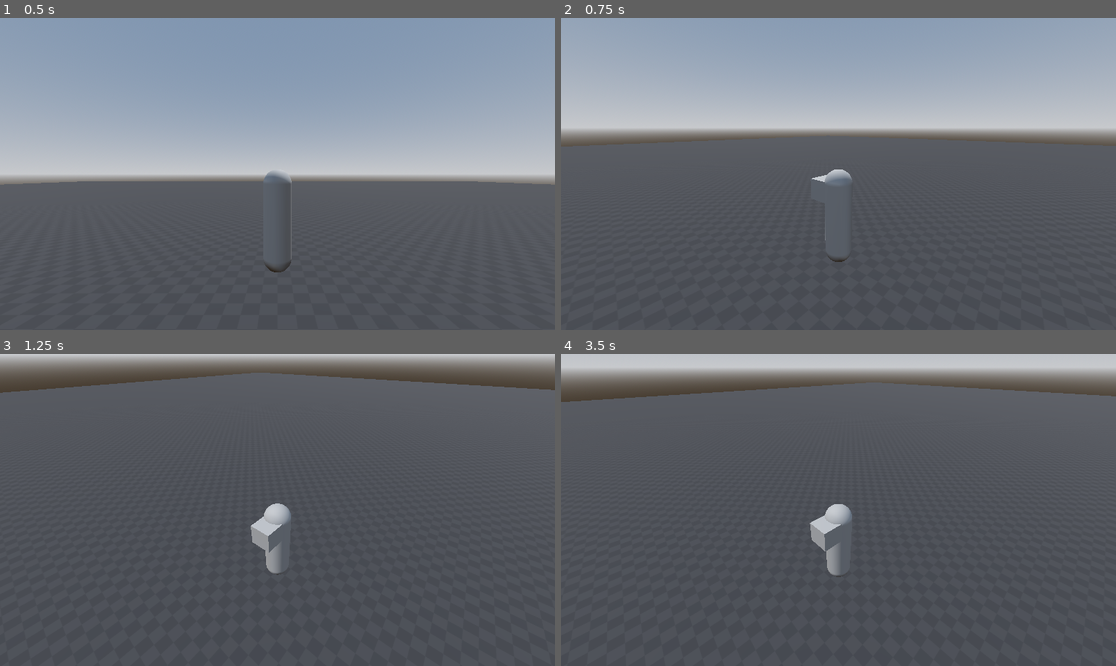
Above: before the commit, frames 1-4 (two rows, left to right).
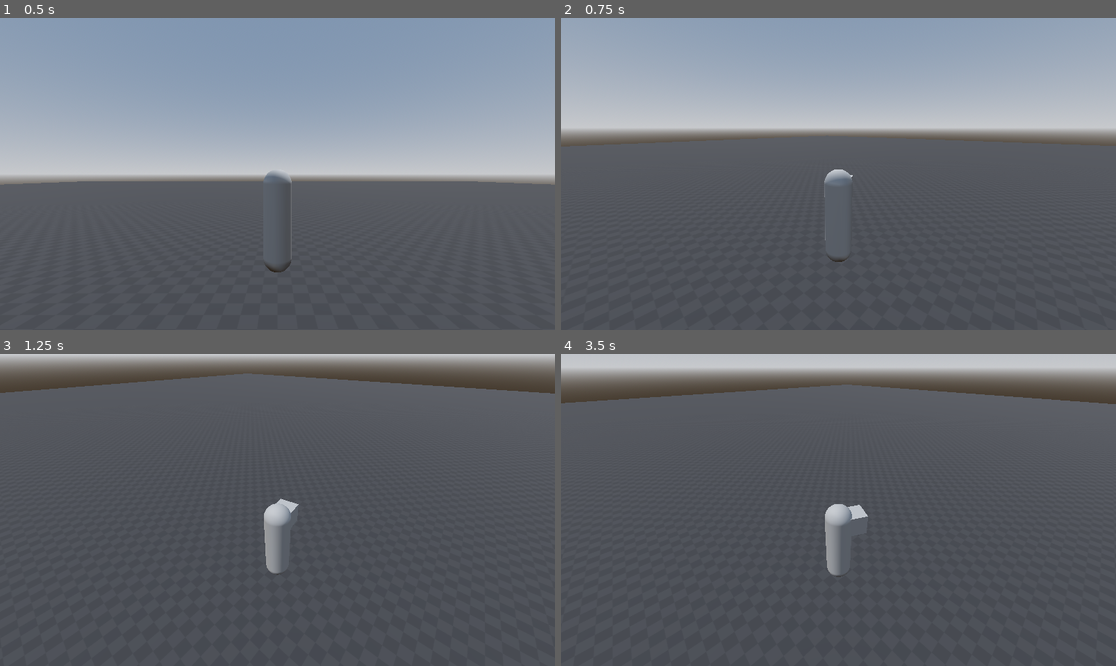
Above: after the commit, the same moments.

Repository: badkatd3s1gns/Boss-Rush-2025
Game: Godot game, scene res://scenes/world_test.tscn
Same seed, same stepped clock (60 frames per second), same inputs: the game is played once before the commit and once after it.
Inputs (mouse positions are in pixels of both pictures, inside the frame that each line leads up to):
- Up to frame 1 (0.5 s): no input
- Up to frame 2 (0.75 s): tap Enter at 0.5 s; move the mouse to (866, 174) at 0.52 s; hold W (m_forward) from 0.53 s (still down); hold Shift (player_run) from 0.53 s (still down); tap C (change_camera) at 0.6 s
- Up to frame 3 (1.25 s): keep holding W (m_forward); keep holding Shift (player_run)
- Up to frame 4 (3.5 s): keep holding W (m_forward); move the mouse to (810, 510) at 1.27 s; release Shift (player_run) at 1.28 s; tap Shift (player_run) at 1.35, 2.85 s; tap C (change_camera) at 1.55, 2.1, 3.05 s; move the mouse to (849, 503) at 2.02 s; hold Shift (player_run) 2.03-2.78 s; tap Space at 2.75 s; move the mouse to (832, 516) at 2.77 s

Frame 1 is identical in both runs. In frame 2, less than 0.1% of the frame differs, in the area x 1-98%, y 38-58%; in frame 3, 0.9%; in frame 4, 1.5%, in the area x 0-100%, y 9-67%.

Commit message:
feat: movement improvements for different types of gameplay

Diff:
--- a/assets/prefabs/actors/player/obj_player.tscn
+++ b/assets/prefabs/actors/player/obj_player.tscn
@@ -1,7 +1,7 @@
 [gd_scene load_steps=6 format=3 uid="uid://cclpe7ls5xy0h"]
 
 [ext_resource type="Script" path="res://scripts/gameplay/actors/player/obj_player.gd" id="1_hi8tb"]
-[ext_resource type="Script" path="res://scripts/core/systems/CameraController/CameraThirdPerson.gd" id="2_nv47o"]
+[ext_resource type="Script" path="res://scripts/core/systems/CameraController/CameraController.gd" id="2_nv47o"]
 
 [sub_resource type="CapsuleMesh" id="CapsuleMesh_3awks"]
 radius = 0.28
@@ -25,15 +25,15 @@
 [node name="CollisionShape3D" type="CollisionShape3D" parent="."]
 shape = SubResource("CapsuleShape3D_43faq")
 
-[node name="CameraThirdPerson" type="Node3D" parent="."]
+[node name="CameraController" type="Node3D" parent="."]
 transform = Transform3D(1, 0, 0, 0, 1, 0, 0, 0, 1, 0, 0.908216, 0)
 script = ExtResource("2_nv47o")
 topDown_angle = Vector3(-0.665, -2.51, 0)
 platform_angle = Vector3(0, -1.5, 0)
 
-[node name="Pivot" type="Node3D" parent="CameraThirdPerson"]
+[node name="Pivot" type="Node3D" parent="CameraController"]
 
-[node name="SpringArm" type="SpringArm3D" parent="CameraThirdPerson/Pivot"]
+[node name="SpringArm" type="SpringArm3D" parent="CameraController/Pivot"]
 spring_length = 4.0
 
-[node name="Camera3D" type="Camera3D" parent="CameraThirdPerson/Pivot/SpringArm"]
+[node name="Camera3D" type="Camera3D" parent="CameraController/Pivot/SpringArm"]
--- a/scripts/core/systems/CameraController/CameraThirdPerson.gd
+++ b/scripts/core/systems/CameraController/CameraController.gd
@@ -2,12 +2,8 @@
 
 @onready var pivot: Node3D = $Pivot
 @onready var spring_arm: SpringArm3D = $Pivot/SpringArm
+@onready var mom: CharacterBody3D = $".."
 
-enum GameplayMode {
-	ThirdPerson,
-	TopDown,
-	Platform
-}
 @export var mouse_sens:float = 0.4 ## Mouse Sensibility
 @export_group("Whatever")
 @export var can_move_mouse:bool = true ## Player can use? Made to assist in cutscenes and the like.
@@ -16,7 +12,7 @@
 @export var topDown_angle:Vector3
 @export var platform_angle:Vector3
 
-var pespective_index:int = 0
+var gameplay_index:int = 0
 
 func _ready():
 	Input.set_mouse_mode(Input.MOUSE_MODE_CAPTURED)
@@ -28,22 +24,22 @@
 		pivot.rotation.x = clamp(pivot.rotation.x, -PI/3, PI/3) # Limits camera rotation
 
 	if event.is_action_released("change_camera"): # to change the perpesctive
-		pespective_index += 1
-		print(pespective_index) # 1 2 3 for perspectives
-		if pespective_index > (GameplayMode.size() - 1): # if bigger than 2
-			pespective_index = 0
+		gameplay_index += 1
+		print(gameplay_index) # 1 2 3 for perspectives
+		if gameplay_index > (mom.GameplayMode.size() - 1): # if bigger than 2
+			gameplay_index = 0
 
 func _physics_process(delta):
 	#print("Pivot: ", pivot.rotation) # Testing
-	match pespective_index:
-		GameplayMode.ThirdPerson: # 0
+	match gameplay_index:
+		mom.GameplayMode.ThirdPerson: # 0
 			can_move_mouse = true
 			pivot.rotation.y = 0
 			pivot.rotation.z = 0
-		GameplayMode.TopDown: # 1
+		mom.GameplayMode.TopDown: # 1
 			can_move_mouse = false
 			transition_pespective(topDown_angle)
-		GameplayMode.Platform: # 2
+		mom.GameplayMode.Platform: # 2
 			can_move_mouse = false
 			transition_pespective(platform_angle)
 
--- a/scripts/gameplay/actors/player/obj_player.gd
+++ b/scripts/gameplay/actors/player/obj_player.gd
@@ -1,11 +1,17 @@
 extends CharacterBody3D
 
 @onready var mesh: MeshInstance3D = $model
+@onready var camera_controller: Node3D = $CameraController
+
+enum GameplayMode {
+	ThirdPerson,
+	TopDown,
+	Platform
+}
 
 @export_group("Player")
 @export var SPEED_WALK = 4
 @export var SPEED_RUN = 6
-@export var JUMP_FORCE = 5
 var SPEED_ACCEL = 30
 
 @export_group("Flags")
@@ -16,33 +22,18 @@
 var move_dir = Vector3.ZERO
 var motion = Vector3.ZERO
 
-const SPEED = 5.0
-const JUMP_VELOCITY = 4.5
+func _physics_process(delta: float) -> void: #func movement_controller(delta):
+	match camera_controller.gameplay_index:
+		GameplayMode.ThirdPerson:
+			thirdPerson_movement(delta)
+		GameplayMode.TopDown:
+			topDown_movement(delta)
+		GameplayMode.Platform:
+			platform_movement(delta)
 
-func _process(delta): #func movement_controller(delta):
+	# Player Movement
 	if CAN_MOVE:
-		# Direction of movement based on player direction
-		move_dir = Vector3(
-			Input.get_action_strength("m_right") - Input.get_action_strength("m_left"),
-			0.0,
-			Input.get_action_strength("m_backward") - Input.get_action_strength("m_forward")
-		).normalized()
-
-		move_dir = move_dir.rotated(Vector3.UP, $CameraThirdPerson/Pivot/SpringArm.rotation.y)
-
-		#if Input.is_action_just_pressed("player_jump") && is_on_floor():
-			#velocity.y += JUMP_FORCE
-
-		# Rotates the mesh in the direction of movement with a smooth transition
-		if move_dir.length() > 0.1:
-			var target_rotation = mesh.global_transform.basis.get_euler().y
-			var move_direction_rotation = atan2(-move_dir.x, -move_dir.z)
-			target_rotation = lerp_angle(target_rotation, move_direction_rotation, 5.0 * delta)
-
-			mesh.rotation.y = target_rotation
-
-		# Player Movement
-		if Input.get_action_strength("player_run") && Input.get_action_strength("player_forward") && CAN_RUN:
+		if Input.get_action_strength("player_run") && Input.get_action_strength("m_forward") && CAN_RUN:
 			velocity.x = lerp(velocity.x, move_dir.x * SPEED_RUN, SPEED_ACCEL * delta)
 			velocity.z = lerp(velocity.z, move_dir.z * SPEED_RUN, SPEED_ACCEL * delta)
 		else:
@@ -51,12 +42,56 @@
 
 		move_and_slide()
 
-		# Applie Gravity
-		if GRAVITY_ON and not is_on_floor():
-			velocity.y -= 9.8 * delta
+	# Applie Gravity
+	if GRAVITY_ON and not is_on_floor():
+		velocity.y -= 9.8 * delta
 
+# //////////////////////////////////////////////////////////
+# /////////////////// MOVEMENT TYPES ///////////////////////
+# //////////////////////////////////////////////////////////
+func thirdPerson_movement(delta:float) -> void: # (1) Soulslike Movement
+	# Direction of movement based on player direction
+	move_dir = Vector3(
+		Input.get_action_strength("m_right") - Input.get_action_strength("m_left"),
+		0.0,
+		Input.get_action_strength("m_backward") - Input.get_action_strength("m_forward")
+	).normalized()
+
+	# Makes the movement be relative to the camera
+	var camera_rotation_y = $CameraController/Pivot/SpringArm.global_transform.basis.get_euler().y
+	move_dir = move_dir.rotated(Vector3.UP, camera_rotation_y)
+
+	# Rotates the mesh in the direction of movement with a smooth transition
+	if move_dir.length() > 0.1:
+		var target_rotation = atan2(-move_dir.x, -move_dir.z)
+		mesh.rotation.y = lerp_angle(mesh.rotation.y, target_rotation, 5.0 * delta)
+
+# //////////////////////////////////////////////////////////
+func topDown_movement(delta:float) -> void: # (2) RPG Movement
+	move_dir = Vector3(
+		Input.get_action_strength("m_left") - Input.get_action_strength("m_right"),
+		0.0,
+		Input.get_action_strength("m_forward") - Input.get_action_strength("m_backward")
+	).normalized()
+
+	if move_dir.length() > 0.1:
+		var target_rotation = atan2(-move_dir.x, -move_dir.z)
+		mesh.rotation.y = lerp_angle(mesh.rotation.y, target_rotation, 5.0 * delta)
+
+# //////////////////////////////////////////////////////////
+func platform_movement(delta:float) -> void: # (3) Smash Bros Movement
+	move_dir = Vector3(
+		0.0,
+		0.0,
+		Input.get_action_strength("m_right") - Input.get_action_strength("m_left")
+	).normalized()
+
+	if move_dir.length() > 0.1:
+		var target_rotation = atan2(-move_dir.x, -move_dir.z)
+		mesh.rotation.y = lerp_angle(mesh.rotation.y, target_rotation, 5.0 * delta)
 
 # I didn't know you could do this, assigning a function to a variable
+# a6x: amazing
 #func _test():
 	#var hello = func test_2():
 		#pass
